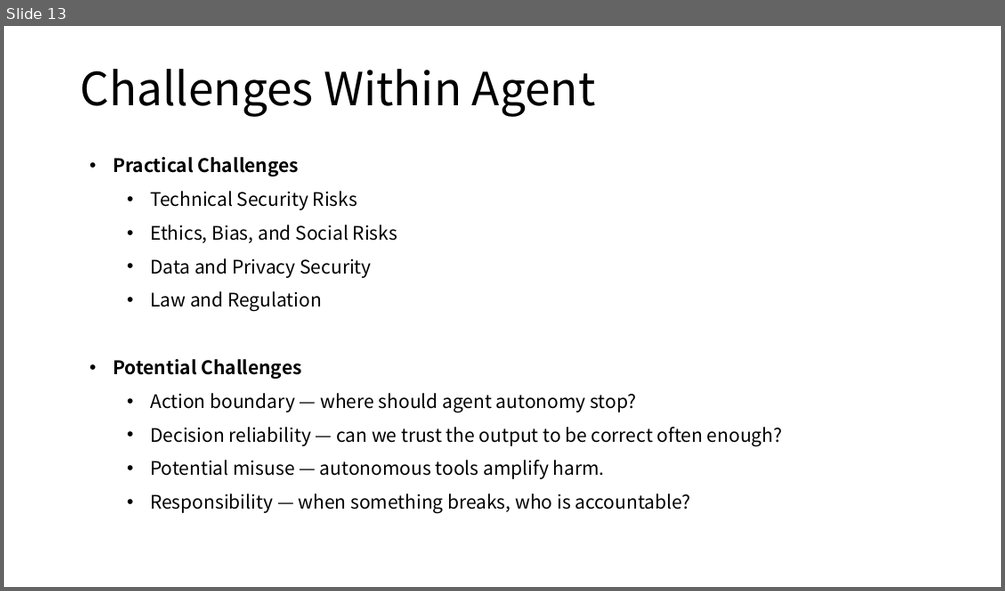
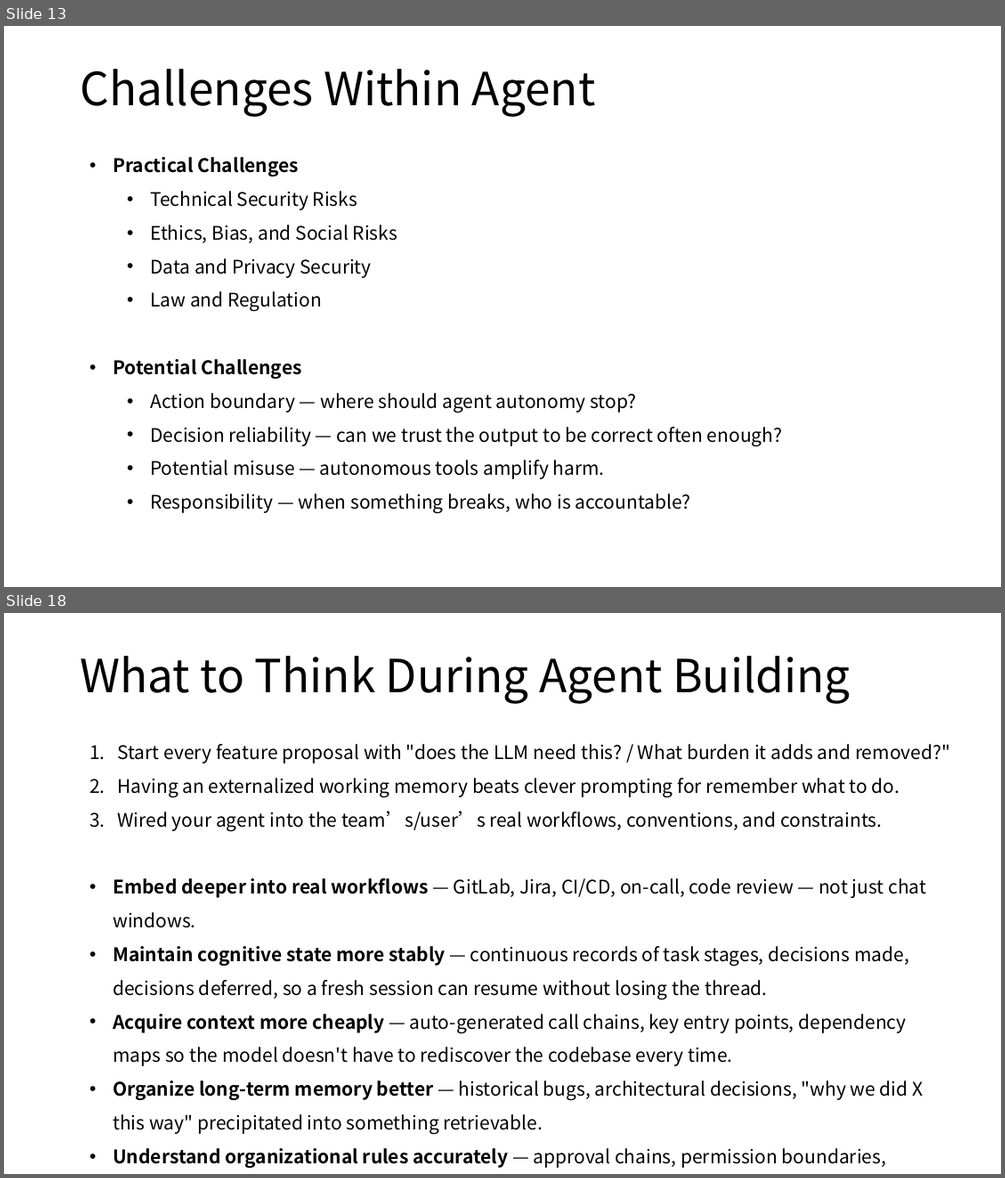
Before and after one commit to Tianyi2/All-About-Agent, a slide deck: all-about-agent.pptx. Shown one above the other, each under a label of ours: slide 13 before the commit, slides 13 and 18 after it; the slides between them are not shown. The pictures are 1005x591 and 1005x1178 pixels, drawn with LibreOffice and Linux fonts; fonts in the diff are those of the drawing. Boxes give left, top, right and bottom in pixels: in the first picture for what was removed or moved away, otherwise in the second. Text is boxed around its words. In the diff, an @@ line names an element or a change of style, - is before the commit and + after.

```diff
--- a/all-about-agent.pptx
+++ b/all-about-agent.pptx
@@ slide 18 added at bbox=[4, 613, 1001, 1174], background #FFFFFF @@
@@ title added at bbox=[80, 656, 850, 704], 44 pt, text #000000 @@
+What to Think During Agent Building
@@ text added at bbox=[113, 744, 950, 1167], 18 pt, text #000000 @@
+1. Start every feature proposal with "does the LLM need this? / What burden it adds and removed?"
+2. Having an externalized working memory beats clever prompting for remember what to do.
+3. Wired your agent into the team’s/user’s real workflows, conventions, and constraints.
+• Embed deeper into real workflows — GitLab, Jira, CI/CD, on-call, code review — not just chat windows.
+• Maintain cognitive state more stably — continuous records of task stages, decisions made, decisions deferred, so a fresh session can resume without losing the thread.
+• Acquire context more cheaply — auto-generated call chains, key entry points, dependency maps so the model doesn't have to rediscover the codebase every time.
+• Organize long-term memory better — historical bugs, architectural decisions, "why we did X this way" precipitated into something retrievable.
+• Understand organizational rules accurately — approval chains, permission boundaries, process constraints. Knowing what cannot be done autonomously is as important as knowing what can.
```
Also in this commit, not shown: 1 slide changed, 4 other slides added, 3 other files.
